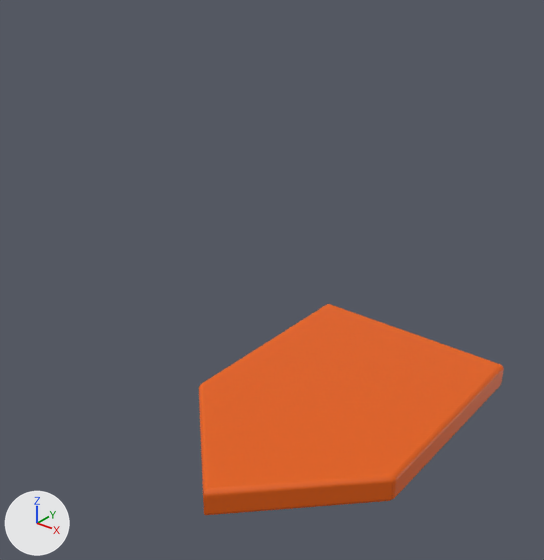
Before and after pictures for a commit that changed the glTF model public/models/SportsMarker.glb.
The view is the same before and after, from a camera (50 mm lens) standing at (3.03, -2.99, 3.74) and looking at (-0.08, 0.9, 1.33). The lights are fixed; the arrows at lower left show +X, +Y and +Z.

Before the edit, the objects in view are built like this:
```python
mat_material = principled_material('Material')
mat_material.base_color = (0.805, 0.118, 0.0)  # orange #e86000
me_nurbspath = bpy.data.meshes.new('NurbsPath')
me_nurbspath.from_pydata(...)  # 1056 vertices, 2108 faces; spans x -1.0..1.0, y 0.0..3.0, z -0.25..0.0
me_nurbspath.materials.append(mat_material)  # orange #e86000
ob_nurbspath = bpy.data.objects.new('NurbsPath', me_nurbspath)
ob_nurbspath.location = (0.0, 0.0, 0.0)
```
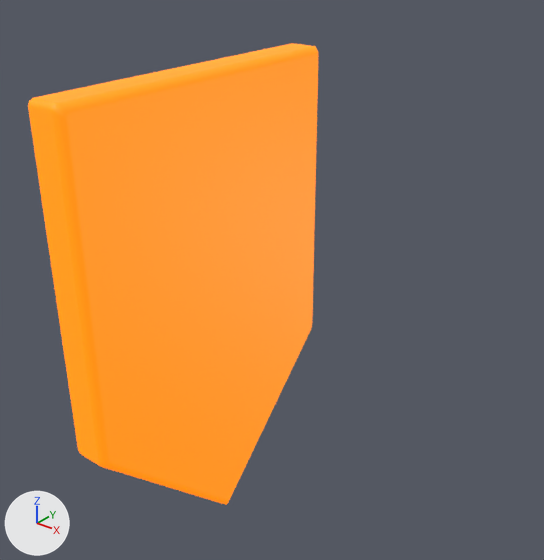
Changed parts and their boxes [x1, y1, x2, y2] in the pictures (544 x 560 px):
'NurbsPath', recoloured, surface changed, turned: before [199, 304, 504, 515]; after [28, 43, 318, 505]

Edits to the bpy script that builds the scene:
```text
Change mat_material:
    mat_material.base_color: (0.805, 0.118, 0.0) -> (1.0, 0.235, 0.0)  # orange #e86000 -> orange #ff8500
    add mat_material.emission_color = (0.807, 0.191, 0.0)  # orange #e87900
    add mat_material.emission_strength = 1.0
Change ob_nurbspath:
    ob_nurbspath.rotation_euler: (0.0, 0.0, 0.0) -> (1.571, 0.00559, -1.565)  # degrees (0, 0, 0) -> degrees (90, 0.3, -90)
```
